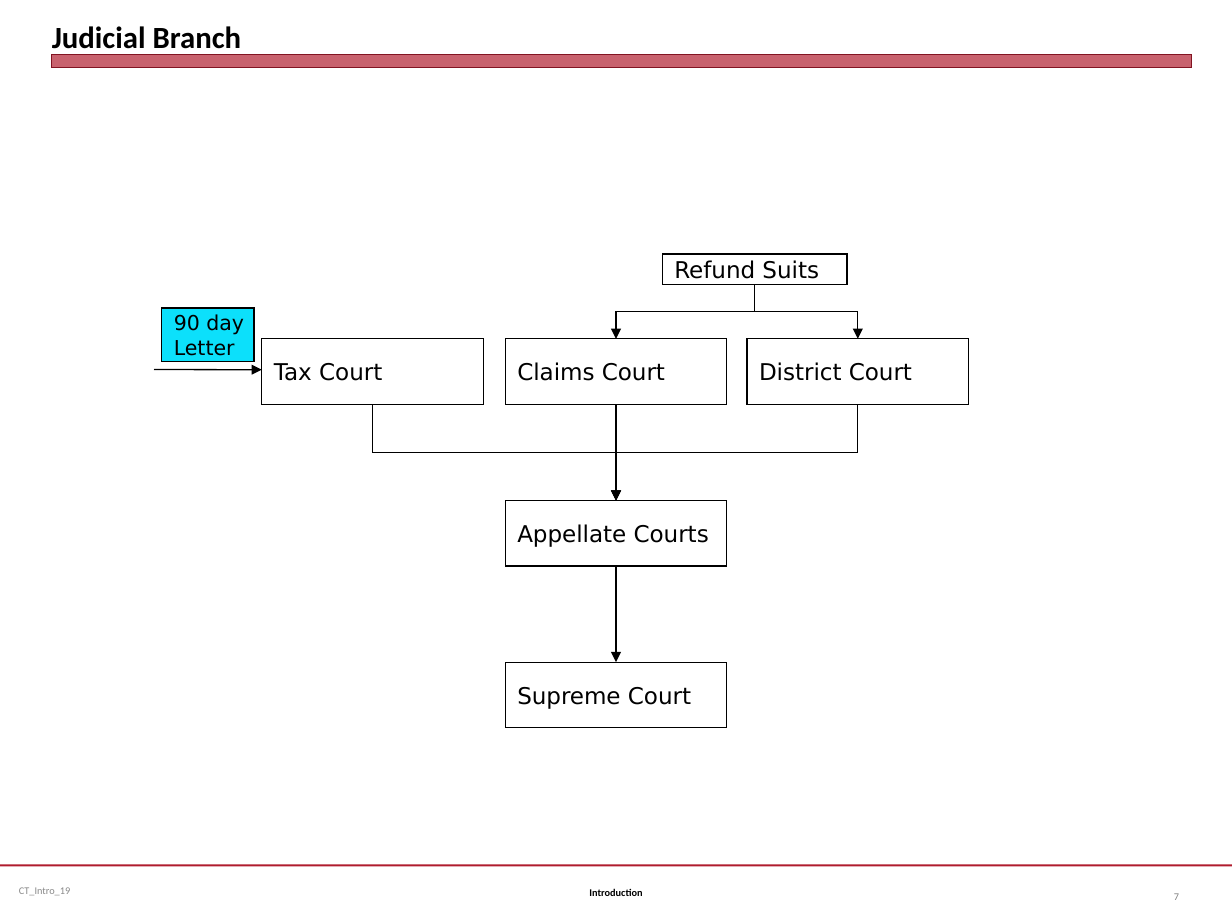
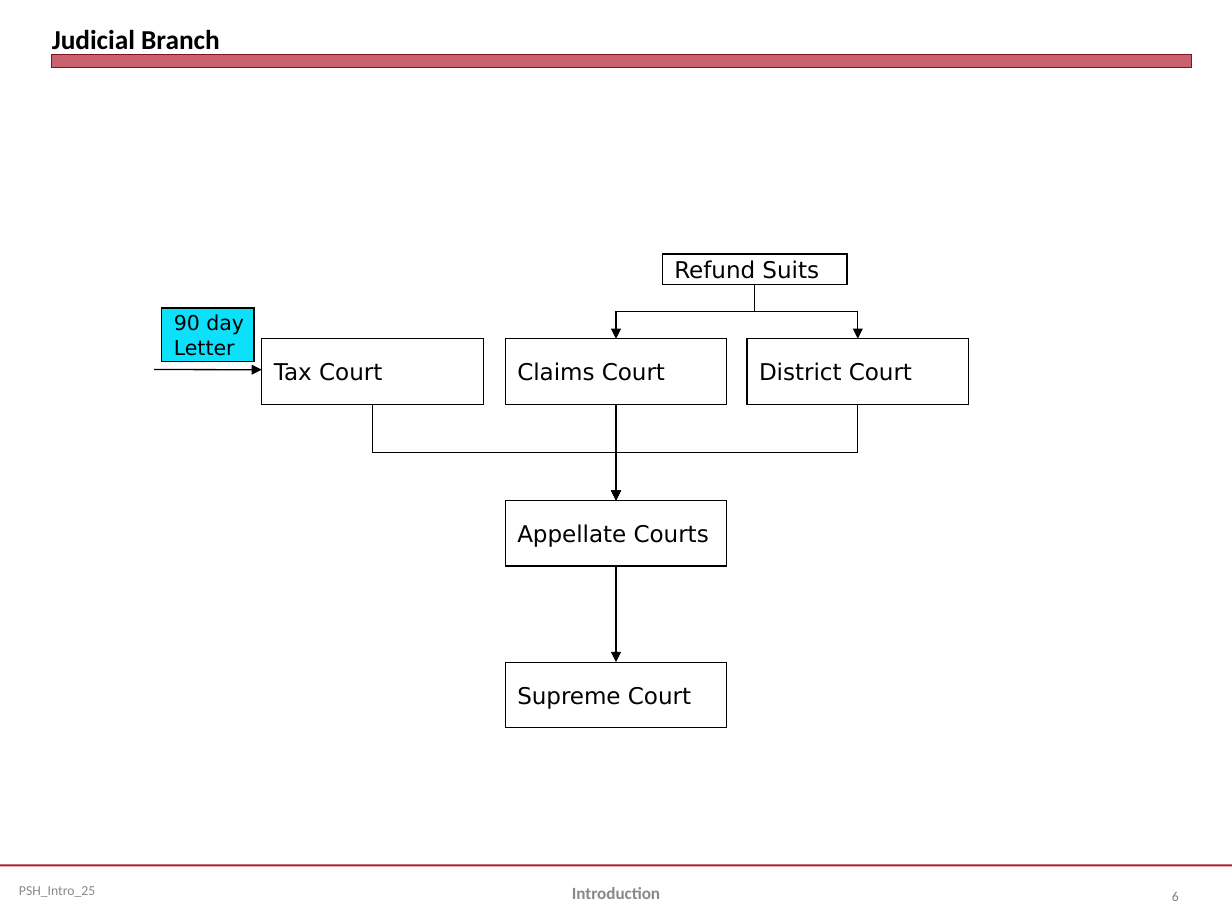
Before and after one commit to jmc877/Partnership-Tax, a slide deck: slide 6 of slides/PSH_Introduction_25.pptx (slide 7 before the commit). Drawn at 1232x924 pixels with LibreOffice and Linux fonts; fonts in the diff are those of the drawing. Boxes give left, top, right and bottom in pixels: in the first picture for what was removed or moved away, otherwise in the second. Text is boxed around its words. In the diff, an @@ line names an element or a change of style, - is before the commit and + after.

```diff
--- a/slides/PSH_Introduction_25.pptx
+++ b/slides/PSH_Introduction_25.pptx
@@ title "Judicial Branch" at (x1=52, y1=29, x2=220, y2=55): size 18 to 16 pt @@
@@ text "Introduction" at (x1=572, y1=887, x2=660, y2=899): size 6 to 10 pt, text colour #000000 to #898989 @@
@@ text at (x1=19, y1=886, x2=95, y2=897): text changed; size 6 to 8 pt @@
-CT_Intro_19
+PSH_Intro_25
@@ page number at (x1=1172, y1=892, x2=1179, y2=901): text changed; size 6 to 8 pt @@
-7
+6
```
Also in this commit, not shown: 4 other slides changed, 2 slides added, 1 other file.
